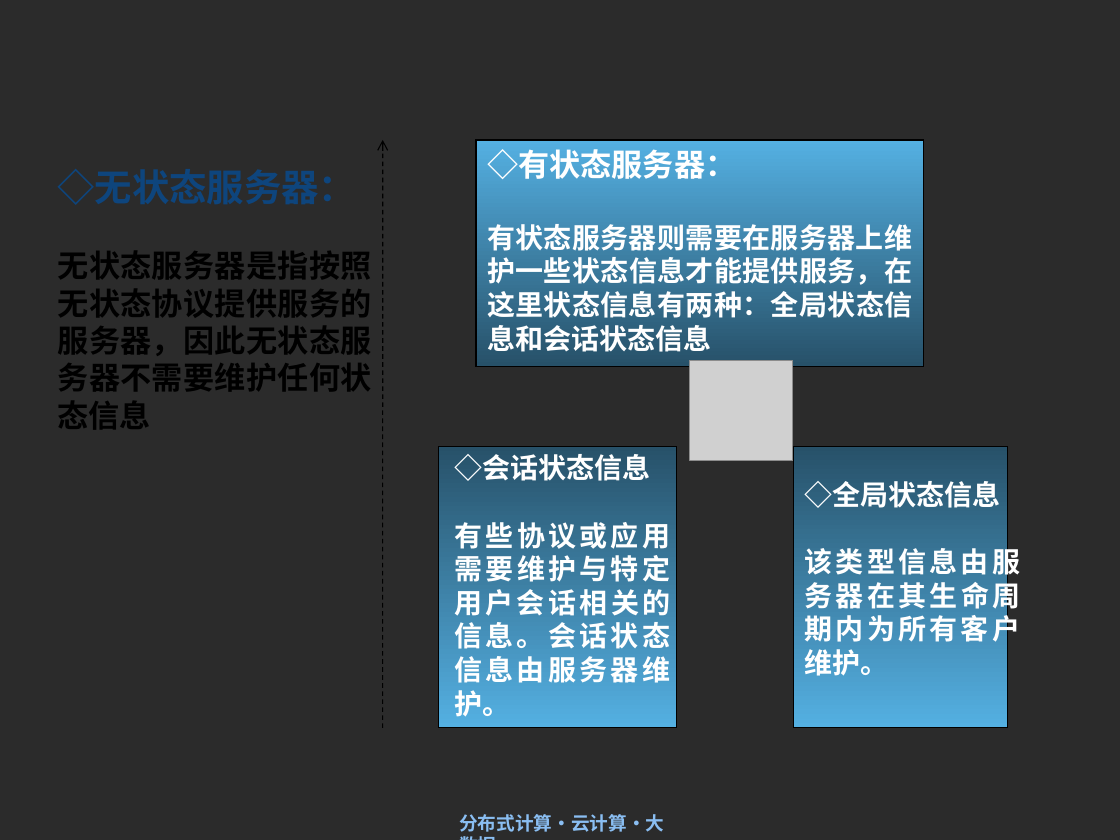
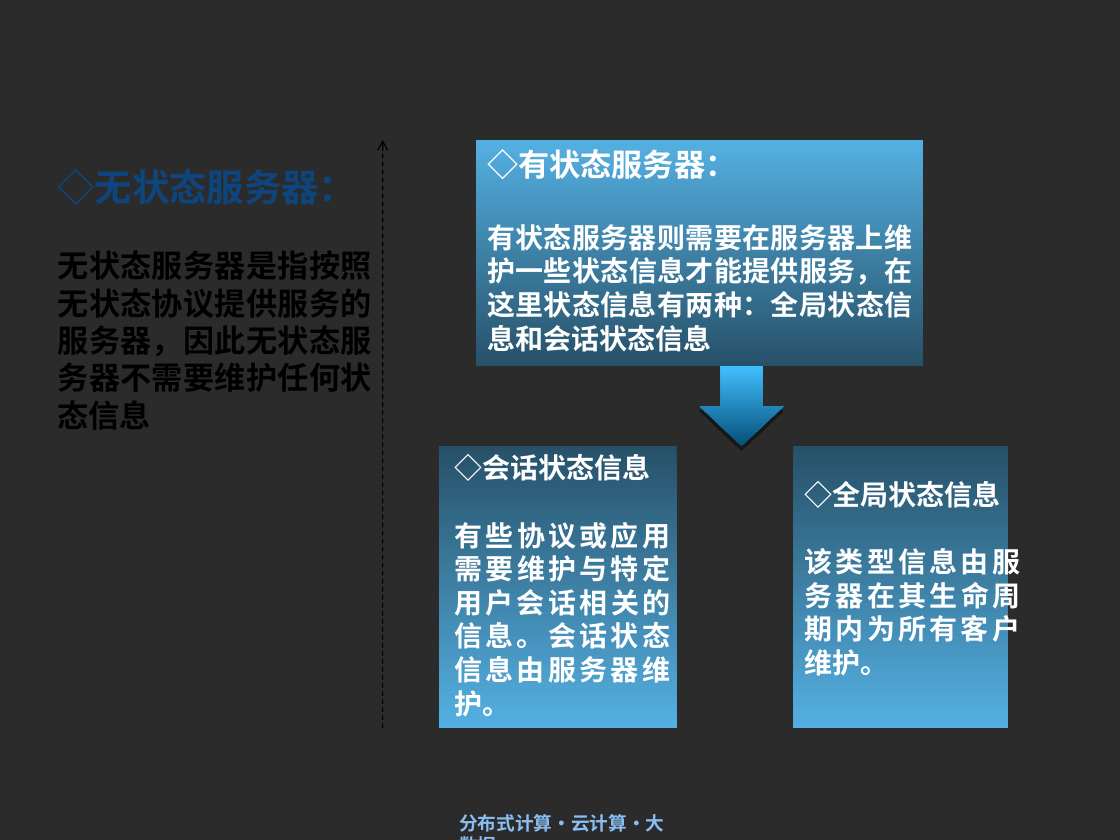
Before and after one commit to IACJ/java-DistributedComputing, a slide deck: slide 48 of ppt/第3章 Socket编程与客户服务器应用开发.ppt. Drawn at 1120x840 pixels with LibreOffice and Linux fonts; fonts in the diff are those of the drawing; grey boxes stand for pictures; background and template pictures are left out; a plain dark background stands for a picture behind light text. Boxes give left, top, right and bottom in pixels: in the first picture for what was removed or moved away, otherwise in the second. Text is boxed around its words. In the diff, an @@ line names an element or a change of style, - is before the commit and + after.

```diff
--- a/ppt/第3章 Socket编程与客户服务器应用开发.ppt
+++ b/ppt/第3章 Socket编程与客户服务器应用开发.ppt
@@ picture removed at (x1=690, y1=361, x2=793, y2=460) @@
@@ down arrow added at (x1=700, y1=366, x2=784, y2=446), fill gradient #055079 to #42BEFF @@
@@ outline #000000 0.74 pt to none in 3 elements at (x1=476, y1=140, x2=923, y2=366), (x1=439, y1=446, x2=678, y2=728), (x1=793, y1=446, x2=1008, y2=728) @@
```
Also in this commit, not shown: 35 other slides changed, 46 other files.
